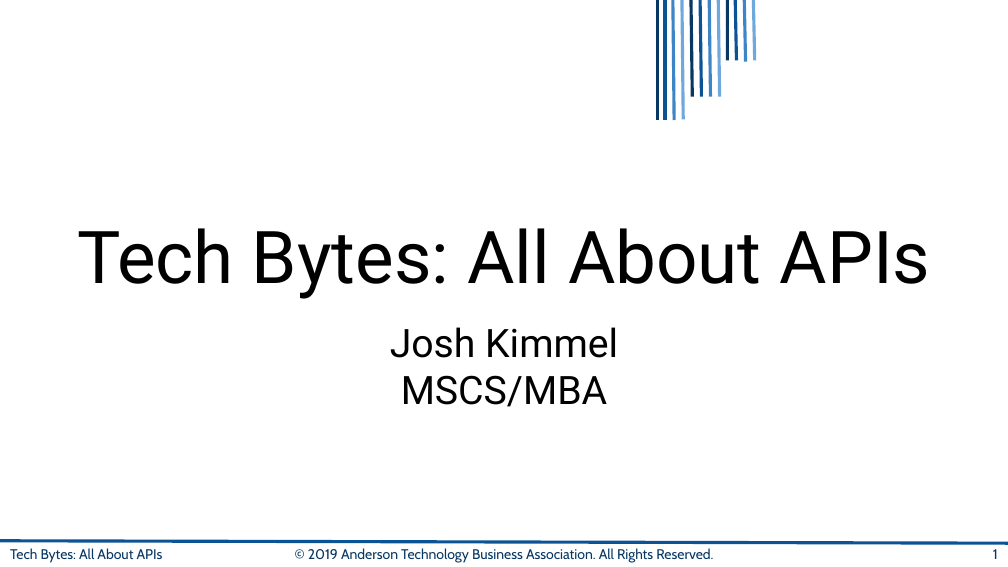
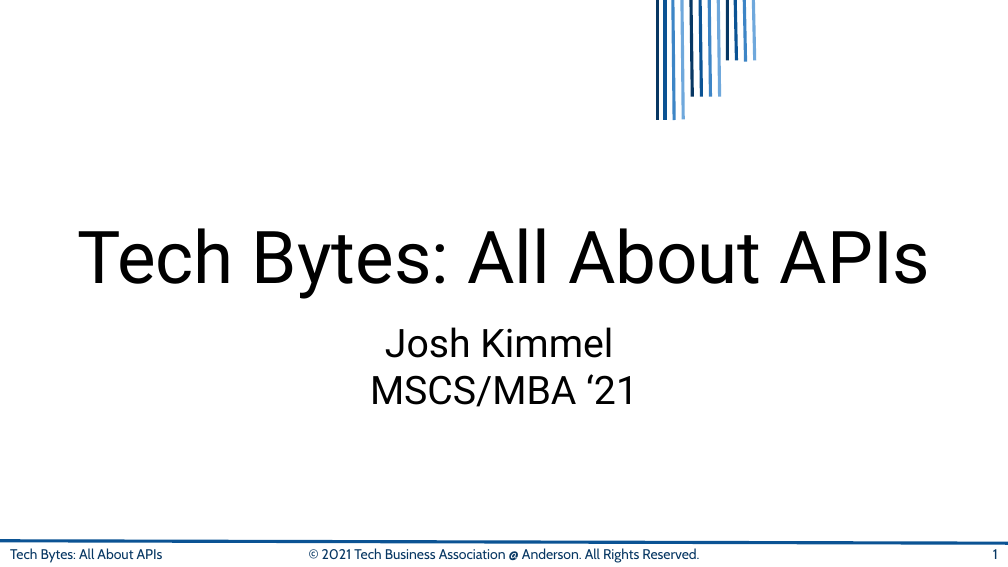
Before and after one commit to AnderTechClub/stock-market-wizard, a slide deck: slide 1 of intro-to-APIs.pptx. Drawn at 1008x567 pixels with LibreOffice and Linux fonts; fonts in the diff are those of the drawing; background and template pictures are left out. Boxes give left, top, right and bottom in pixels: in the first picture for what was removed or moved away, otherwise in the second. Text is boxed around its words. In the diff, an @@ line names an element or a change of style, - is before the commit and + after.

```diff
--- a/intro-to-APIs.pptx
+++ b/intro-to-APIs.pptx
@@ subtitle at (370, 374, 638, 407): text changed @@
-MSCS/MBA
+MSCS/MBA ‘21
@@ text at (322, 548, 699, 563): text changed @@
-© 2019 Anderson Technology Business Association. All Rights Reserved.
+© 2021 Tech Business Association @ Anderson. All Rights Reserved.
```
Also in this commit, not shown: 18 other slides changed, 1 slide added.
